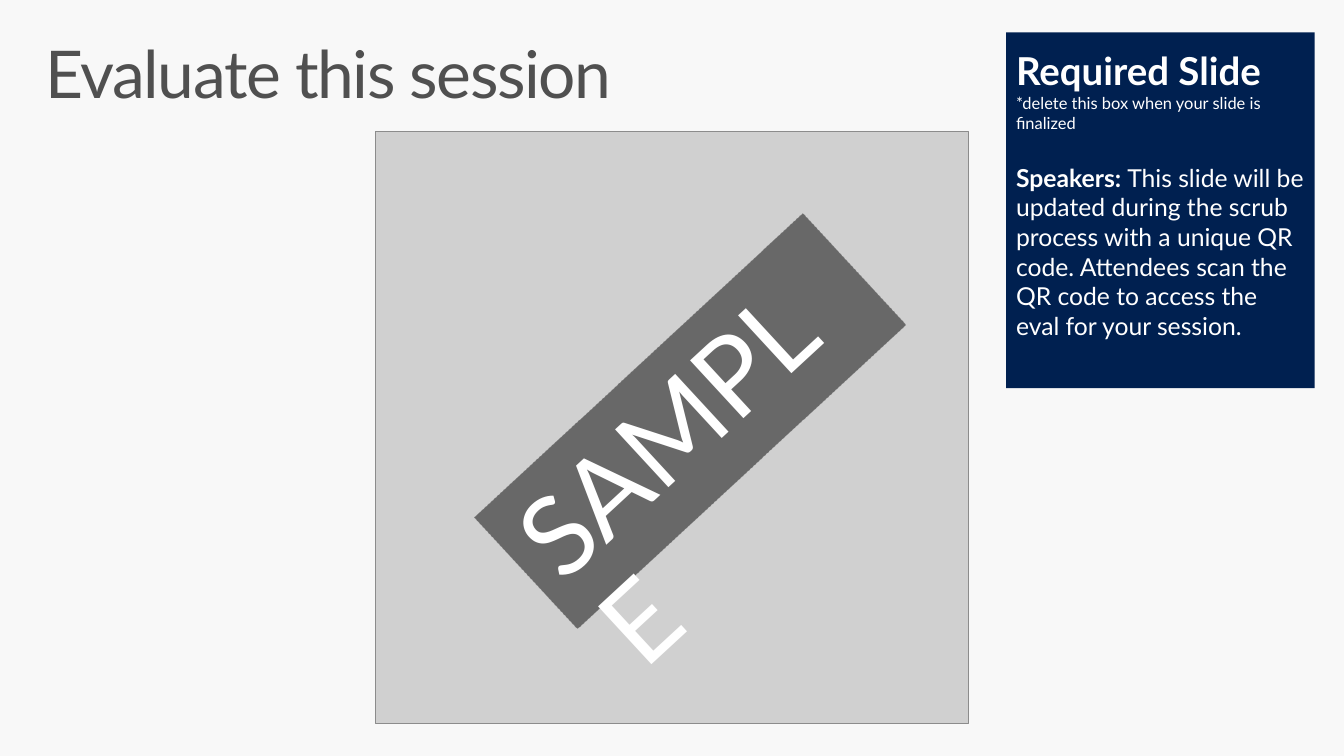
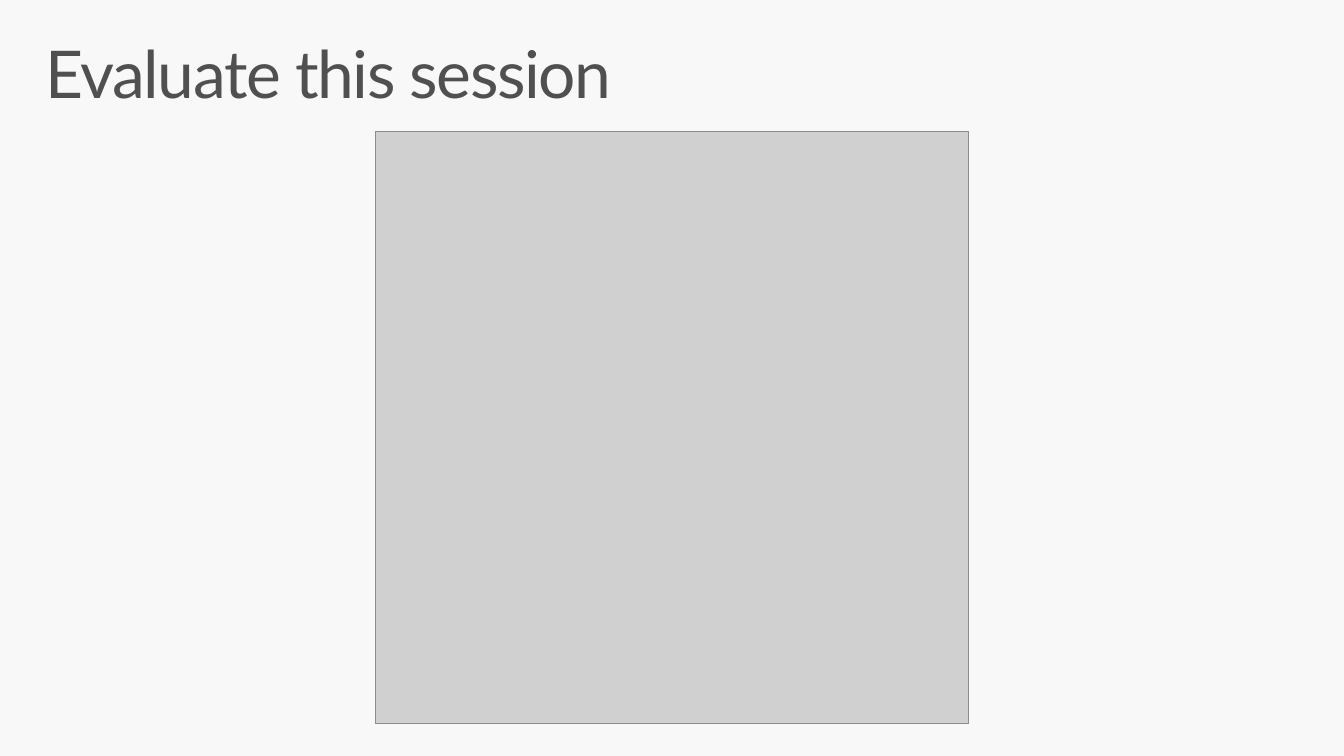
Before and after one commit to Microsoft-Build-2016/CodeLabs-GameDev-3-ANGLE, a slide deck: slide 20 of Presentation.pptx (slide 22 before the commit). Drawn at 1344x756 pixels with LibreOffice and Linux fonts; fonts in the diff are those of the drawing; grey boxes stand for pictures. Boxes give left, top, right and bottom in pixels: in the first picture for what was removed or moved away, otherwise in the second. Text is boxed around its words. In the diff, an @@ line names an element or a change of style, - is before the commit and + after.

```diff
--- a/Presentation.pptx
+++ b/Presentation.pptx
@@ rectangle removed at (1006,33,1314,388) @@
-Required Slide
-*delete this box when your slide is finalized
-Speakers: This slide will be updated during the scrub process with a unique QR code. Attendees scan the QR code to access the eval for your session.
@@ rectangle removed at (475,213,905,628) @@
-SAMPLE
```
Also in this commit, not shown: 2 slides removed.
